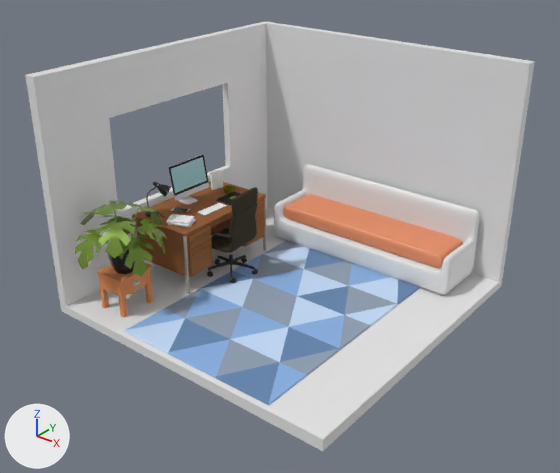
Before and after pictures for a commit that changed the Blender file untitled.blend.
Before and after are seen from a 50 mm camera at (3.2, -4.11, 3.02) aimed at (0.0, -0.11, 0.54). The axes (+X, +Y, +Z) are drawn at lower left. The lights are the same throughout.

In view in the first picture: 'Cabinet Bed Drawer Tabl', 'Chair.003', 'Houseplant-bfLOqIV5uP', 'Monitor.001|iMac|Dupli|', 'Node.003', 'Plane', 'Plane.001', 'Plane.003', 'Rug'.
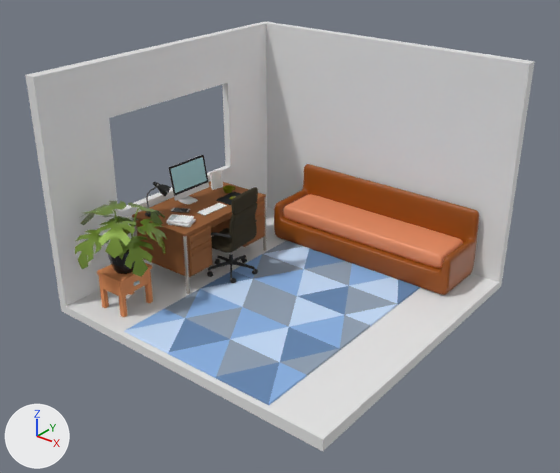
What differs and where, as boxes (x1, y1, x2, y2) in the pictures (560 x 473 px):
```json
{"object": "Plane.001", "change": "recoloured", "before": [274, 164, 479, 295], "after": [274, 164, 479, 295], "on screen": "grey to brown"}
```

The change, as JSON lines over the scene's bpy script:
```json
{"op": "add", "block": "mat_material_002", "code": ["mat_material_002 = principled_material('Material.002')", "mat_material_002.base_color = (0.305, 0.0704, 0.0)  # brown #964b00"]}
{"block": "me_plane_001", "where": "me_plane_001.from_pydata(...)  # 126 vertices, 124 faces; spans x -1.0..1.0, y -1.0..1.0, z -2.99..0.0"}
{"op": "add", "block": "me_plane_001", "code": "me_plane_001.materials.append(mat_material_002)  # brown #964b00"}
```
